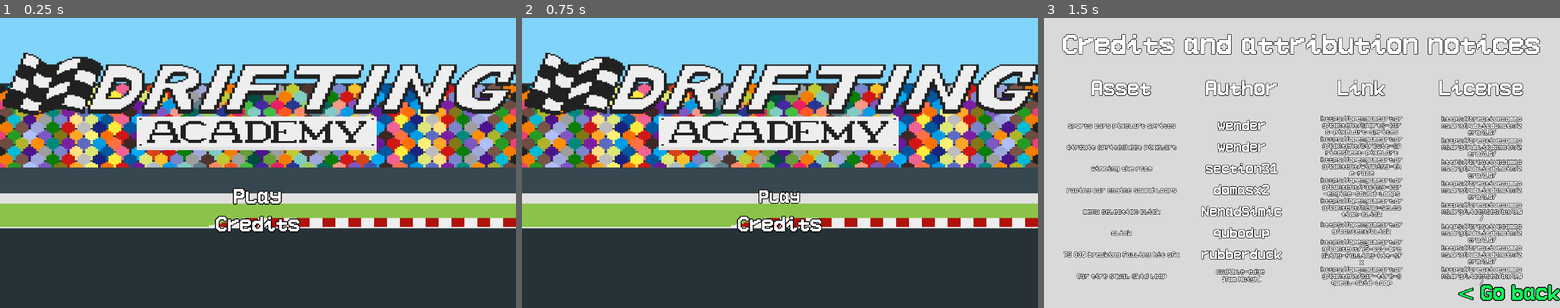
Above: before the commit, frames 1-3 (left to right).
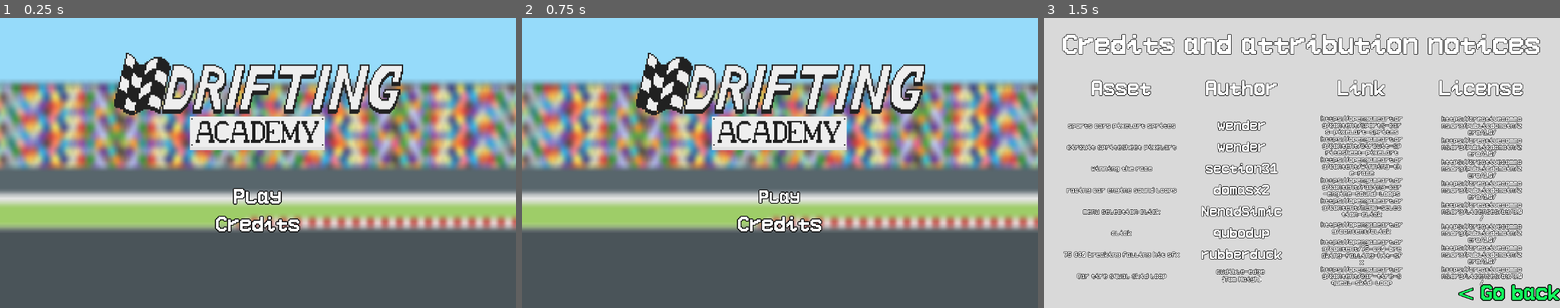
Above: after the commit, the same moments.

Repository: rocketCarlos/DriftingAcademy
Game: Godot game, scene res://scenes/Game.tscn
The game is run twice, just before and just after one commit, with the same random seed, the same clock (stepped at 60 frames per second) and the same inputs.
Inputs (mouse positions are in pixels of both pictures, inside the frame that each line leads up to):
- Up to frame 1 (0.25 s): no input
- Up to frame 2 (0.75 s): tap Enter at 0.5 s; move the mouse to (780, 197) at 0.52 s; press the mouse at (780, 197) at 0.53 s
- Up to frame 3 (1.5 s): tap Space at 1.25 s; move the mouse to (1302, 223) at 1.27 s; release the mouse at (1302, 223) at 1.28 s; click (1302, 223) at 1.35 s

The runs differ from the first frame. In frame 1, 77% of the frame differs, in the area x 0-100%, y 12-100%; in frame 2, 77%; in frame 3, nothing differs.

Commit message:
Update game cover

Diff:
--- a/scenes/menu/menu_ui.tscn
+++ b/scenes/menu/menu_ui.tscn
@@ -16,7 +16,7 @@
 [node name="Background" type="Sprite2D" parent="."]
 texture_filter = 1
 position = Vector2(576, 324)
-scale = Vector2(5.76, 3.24)
+scale = Vector2(3.24, 3.24)
 texture = ExtResource("1_b5e6c")
 
 [node name="PlayButton" parent="." instance=ExtResource("2_tner2")]
Binary file changed: assets/files/logo.ase
Binary file changed: assets/key_art/coverpng.png
